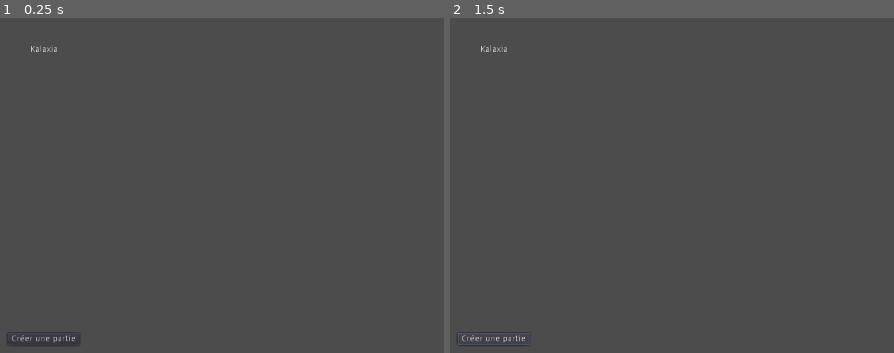
Above: before the commit, frames 1-2 (left to right).
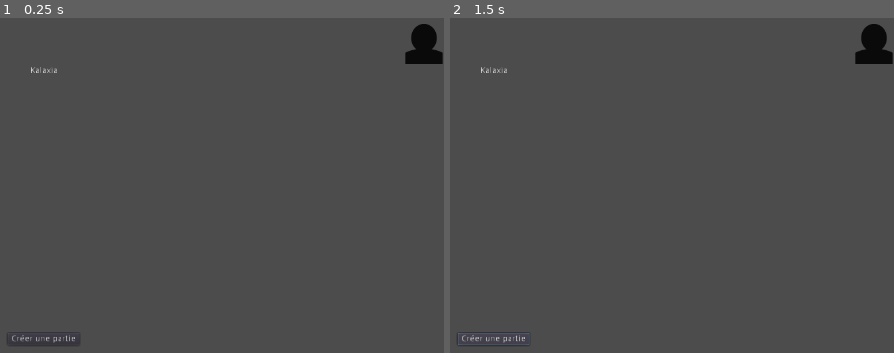
Above: after the commit, the same moments.

Repository: Kalaxia/client
Game: Godot game, scene res://menu/menu_screen.tscn
The game is run twice, just before and just after one commit, with the same random seed, the same clock (stepped at 60 frames per second) and the same inputs.
Inputs:
- Up to frame 1 (0.25 s): no input
- Up to frame 2 (1.5 s): click "Créer une partie" at 0.5 s; click "Créer une partie" at 1.25 s

The runs differ from the first frame. In frame 1, 0.8% of the frame differs, in the area x 6-100%, y 1-17%; in frame 2, 0.8%.
Error before the commit: Invalid get index 'token' (on base: 'Nil'). (res://global/network.gd:36)
Error after the commit: Invalid get index 'token' (on base: 'Nil'). (res://global/network.gd:38)

Commit message:
Implement real-time counter of connected players

Diff:
--- a/global/network.gd
+++ b/global/network.gd
@@ -10,9 +10,11 @@
 signal LobbyUpdated(lobby)
 signal LobbyNameUpdated(data)
 signal LobbyRemoved(lobby)
+signal PlayerConnected(player)
 signal PlayerDisconnected(player)
 signal PlayerUpdate(player)
 signal PlayerJoined(player)
+signal PlayerLeft(player)
 
 func _ready():
 	print(Config)
@@ -34,6 +36,7 @@
 
 func confirm_auth(result, response_code, headers, body):
 	token = JSON.parse(body.get_string_from_utf8()).result.token
+	print(token)
 	connect_ws()
 	self.connect("request_completed", self, "set_current_player")
 	request(api_url + "/api/players/me/", [
--- a/matchmaking/lobby/lobby.gd
+++ b/matchmaking/lobby/lobby.gd
@@ -1,7 +1,7 @@
 extends Control
 
 var menu_scene = load("res://menu/menu_screen.tscn")
-var player_info_scene = load("res://matchmaking/lobby/player_info.tscn")
+var player_info_scene = load("res://matchmaking/player/player_info.tscn")
 
 func _ready():
 	get_node("Body/Header/Name").set_text("Votre Partie")
@@ -9,12 +9,14 @@
 	$HTTPRequest.connect("request_completed", self, "load_lobby")
 	Network.connect("PlayerJoined", self, "_on_player_joined")
 	Network.connect("PlayerUpdate", self, "_on_player_update")
-	Network.connect("PlayerDisconnected", self, "_on_player_disconnected")
+	Network.connect("PlayerLeft", self, "_on_player_disconnected")
 	$HTTPRequest.request(Network.api_url + "/api/lobbies/" + Store._state.lobby.id, [
 		"Authorization: Bearer " + Network.token
 	], false, HTTPClient.METHOD_GET)
 
 func load_lobby(result, response_code, headers, body):
+	print(response_code)
+	print(body.get_string_from_utf8())
 	var lobby = JSON.parse(body.get_string_from_utf8()).result
 	Store._state.lobby = lobby
 	get_node("Body/Header/Name").set_text(Store.get_lobby_name(lobby))
--- a/matchmaking/lobby/player_info.tscn
+++ /dev/null
@@ -1,58 +0,0 @@
-[gd_scene load_steps=5 format=2]
-
-[ext_resource path="res://matchmaking/lobby/player_info.gd" type="Script" id=1]
-[ext_resource path="res://resources/assets/2d/faction/valkar/banner.png" type="Texture" id=2]
-[ext_resource path="res://resources/assets/2d/faction/kalankar/banner.png" type="Texture" id=3]
-[ext_resource path="res://resources/assets/2d/faction/adranite/banner.png" type="Texture" id=4]
-
-[node name="PlayerInfo" type="PanelContainer"]
-anchor_right = 1.0
-anchor_bottom = 1.0
-script = ExtResource( 1 )
-__meta__ = {
-"_edit_use_anchors_": false
-}
-
-[node name="HTTPRequest" type="HTTPRequest" parent="."]
-
-[node name="Background" type="ColorRect" parent="."]
-margin_left = 7.0
-margin_top = 7.0
-margin_right = 1273.0
-margin_bottom = 713.0
-size_flags_horizontal = 3
-size_flags_vertical = 3
-color = Color( 0.207843, 0.207843, 0.207843, 1 )
-
-[node name="Container" type="HBoxContainer" parent="."]
-margin_left = 7.0
-margin_top = 7.0
-margin_right = 1273.0
-margin_bottom = 713.0
-
-[node name="FactionChoice" type="OptionButton" parent="Container"]
-margin_right = 571.0
-margin_bottom = 706.0
-size_flags_horizontal = 3
-disabled = true
-text = "Faction"
-flat = true
-align = 1
-expand_icon = true
-items = [ "Faction", null, false, 0, null, "Valkars", ExtResource( 2 ), false, 1, null, "Kalankars", ExtResource( 3 ), false, 2, null, "Adranites", ExtResource( 4 ), false, 3, null ]
-selected = 0
-
-[node name="UsernameInput" type="LineEdit" parent="Container"]
-margin_left = 575.0
-margin_right = 1146.0
-margin_bottom = 706.0
-size_flags_horizontal = 3
-editable = false
-
-[node name="ReadyInput" type="CheckButton" parent="Container"]
-margin_left = 1150.0
-margin_right = 1266.0
-margin_bottom = 706.0
-disabled = true
-text = "Prêt ?"
-align = 1
--- /dev/null
+++ b/matchmaking/player/player_info.tscn
@@ -0,0 +1,58 @@
+[gd_scene load_steps=5 format=2]
+
+[ext_resource path="res://matchmaking/player/player_info.gd" type="Script" id=1]
+[ext_resource path="res://resources/assets/2d/faction/adranite/banner.png" type="Texture" id=2]
+[ext_resource path="res://resources/assets/2d/faction/kalankar/banner.png" type="Texture" id=3]
+[ext_resource path="res://resources/assets/2d/faction/valkar/banner.png" type="Texture" id=4]
+
+[node name="PlayerInfo" type="PanelContainer"]
+anchor_right = 1.0
+anchor_bottom = 1.0
+script = ExtResource( 1 )
+__meta__ = {
+"_edit_use_anchors_": false
+}
+
+[node name="HTTPRequest" type="HTTPRequest" parent="."]
+
+[node name="Background" type="ColorRect" parent="."]
+margin_left = 7.0
+margin_top = 7.0
+margin_right = 1273.0
+margin_bottom = 713.0
+size_flags_horizontal = 3
+size_flags_vertical = 3
+color = Color( 0.207843, 0.207843, 0.207843, 1 )
+
+[node name="Container" type="HBoxContainer" parent="."]
+margin_left = 7.0
+margin_top = 7.0
+margin_right = 1273.0
+margin_bottom = 713.0
+
+[node name="FactionChoice" type="OptionButton" parent="Container"]
+margin_right = 571.0
+margin_bottom = 706.0
+size_flags_horizontal = 3
+disabled = true
+text = "Faction"
+flat = true
+align = 1
+expand_icon = true
+items = [ "Faction", null, false, 0, null, "Valkars", ExtResource( 4 ), false, 1, null, "Kalankars", ExtResource( 3 ), false, 2, null, "Adranites", ExtResource( 2 ), false, 3, null ]
+selected = 0
+
+[node name="UsernameInput" type="LineEdit" parent="Container"]
+margin_left = 575.0
+margin_right = 1146.0
+margin_bottom = 706.0
+size_flags_horizontal = 3
+editable = false
+
+[node name="ReadyInput" type="CheckButton" parent="Container"]
+margin_left = 1150.0
+margin_right = 1266.0
+margin_bottom = 706.0
+disabled = true
+text = "Prêt ?"
+align = 1
--- /dev/null
+++ b/matchmaking/player/players_counter.gd
@@ -0,0 +1,24 @@
+extends HBoxContainer
+
+var counter = 1;
+
+func _ready():
+	$HTTPRequest.connect("request_completed", self, "_on_request_completed")
+	$HTTPRequest.request(Network.api_url + "/api/players/count/")
+	Network.connect("PlayerConnected", self, "increment_counter")
+	Network.connect("PlayerDisconnected", self, "decrement_counter")
+
+func increment_counter(player):
+	counter = counter + 1
+	update_counter()
+
+func decrement_counter(player):
+	counter = counter - 1
+	update_counter()
+
+func update_counter():
+	$Counter.set_text(str(counter))
+
+func _on_request_completed(result, response_code, headers, body):
+	counter = JSON.parse(body.get_string_from_utf8()).result.nb_players + 1
+	update_counter()
--- /dev/null
+++ b/matchmaking/player/players_counter.tscn
@@ -0,0 +1,28 @@
+[gd_scene load_steps=3 format=2]
+
+[ext_resource path="res://matchmaking/player/players_counter.gd" type="Script" id=1]
+[ext_resource path="res://resources/assets/2d/picto/user_64px.png" type="Texture" id=2]
+
+[node name="PlayersCounter" type="HBoxContainer"]
+anchor_right = 1.0
+anchor_bottom = 1.0
+alignment = 1
+script = ExtResource( 1 )
+__meta__ = {
+"_edit_use_anchors_": false
+}
+
+[node name="HTTPRequest" type="HTTPRequest" parent="."]
+
+[node name="Counter" type="Label" parent="."]
+margin_left = 606.0
+margin_top = 353.0
+margin_right = 606.0
+margin_bottom = 367.0
+valign = 1
+
+[node name="Picto" type="TextureRect" parent="."]
+margin_left = 610.0
+margin_right = 674.0
+margin_bottom = 720.0
+texture = ExtResource( 2 )
--- a/menu/menu_screen.gd
+++ b/menu/menu_screen.gd
@@ -2,7 +2,6 @@
 
 var lobby_card_scene = preload("res://matchmaking/lobby/lobby_card.tscn")
 var lobby_scene = preload("res://matchmaking/lobby/lobby.tscn")
-var player_info_scene = preload("res://matchmaking/lobby/player_info.tscn")
 
 func _ready():
 	$HTTPRequest.connect("request_completed", self, "_on_request_completed")
@@ -10,10 +9,14 @@
 	Network.connect("LobbyNameUpdated", self, "_on_lobby_name_updated")
 	Network.connect("LobbyRemoved", self, "_on_lobby_removed")
 	if Network.token == null:
-		Network.connect("authenticated", self, "get_lobbies")
+		Network.connect("authenticated", self, "init")
 	else:
-		get_lobbies()
+		init()
 	get_node("Body/Footer/LobbyCreationButton").connect("button_down", self, "create_lobby")
+
+func init():
+
+	get_lobbies()
 
 func get_lobbies():
 	$HTTPRequest.request(Network.api_url + "/api/lobbies/", [
@@ -54,6 +57,7 @@
 	get_node("Body/Section/Lobbies/" + lobby.id).queue_free()
 
 func _on_request_completed(result, response_code, headers, body):
+	print(body.get_string_from_utf8())
 	if response_code == 200:
 		add_lobby_cards(JSON.parse(body.get_string_from_utf8()).result)
 	elif response_code == 201:
--- a/menu/menu_screen.tscn
+++ b/menu/menu_screen.tscn
@@ -1,6 +1,7 @@
-[gd_scene load_steps=2 format=2]
+[gd_scene load_steps=3 format=2]
 
 [ext_resource path="res://menu/menu_screen.gd" type="Script" id=1]
+[ext_resource path="res://matchmaking/player/players_counter.tscn" type="PackedScene" id=2]
 
 [node name="MenuScreen" type="Control"]
 anchor_right = 1.0
@@ -19,19 +20,37 @@
 "_edit_use_anchors_": false
 }
 
-[node name="Header" type="HBoxContainer" parent="Body"]
+[node name="Header" type="VBoxContainer" parent="Body"]
 margin_right = 1280.0
 margin_bottom = 178.0
 size_flags_vertical = 3
 size_flags_stretch_ratio = 0.5
 alignment = 1
 
-[node name="Title" type="Label" parent="Body/Header"]
-margin_left = 618.0
-margin_top = 82.0
-margin_right = 662.0
-margin_bottom = 96.0
+[node name="TopHeader" type="HBoxContainer" parent="Body/Header"]
+margin_top = 48.0
+margin_right = 1280.0
+margin_bottom = 112.0
+alignment = 2
+
+[node name="PlayersCounter" parent="Body/Header/TopHeader" instance=ExtResource( 2 )]
+anchor_right = 0.0
+anchor_bottom = 0.0
+margin_left = 1212.0
+margin_right = 1280.0
+margin_bottom = 64.0
+
+[node name="SubHeader" type="HBoxContainer" parent="Body/Header"]
+margin_top = 116.0
+margin_right = 1280.0
+margin_bottom = 130.0
+
+[node name="Title" type="Label" parent="Body/Header/SubHeader"]
+margin_right = 1280.0
+margin_bottom = 14.0
+size_flags_horizontal = 3
 text = "Kalaxia"
+align = 1
 
 [node name="Section" type="ScrollContainer" parent="Body"]
 margin_top = 182.0
Renamed: matchmaking/lobby/player_info.gd -> matchmaking/player/player_info.gd
Binary file added: resources/assets/2d/picto/user_64px.png
Not shown, added: resources/assets/2d/picto/user_64px.png.import
Not shown, added: .gitignore
Not shown, changed: kalaxia.exe
Not shown, changed: kalaxia.exe~RF474ac10d.TMP
Not shown, changed: kalaxia.exe~RF474d56eb.TMP
Not shown, removed: kalaxia.pck
